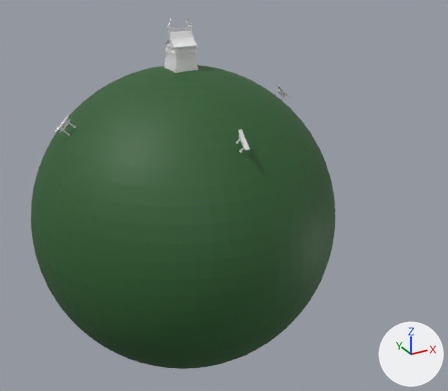
An edit to the Blender file models/blender/battle_planet.blend, drawn before and after from the same camera.
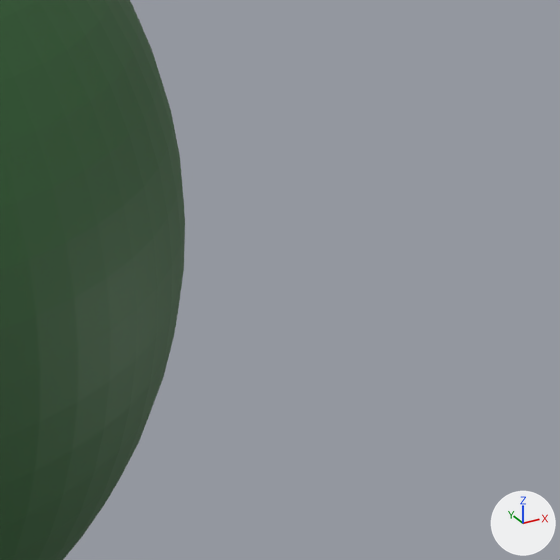
The first picture shows the older version from a 50 mm lens placed at (-254.0, -547.0, 287.0), pointed at (39.0, -15.0, 20.0). The close-ups show both versions on the part from 62% to 100% of the width and 38% to 81% of the height of that picture; other places that the commit changed are outside them. Lighting does not change. The marker at lower right points along +X, +Y and +Z.
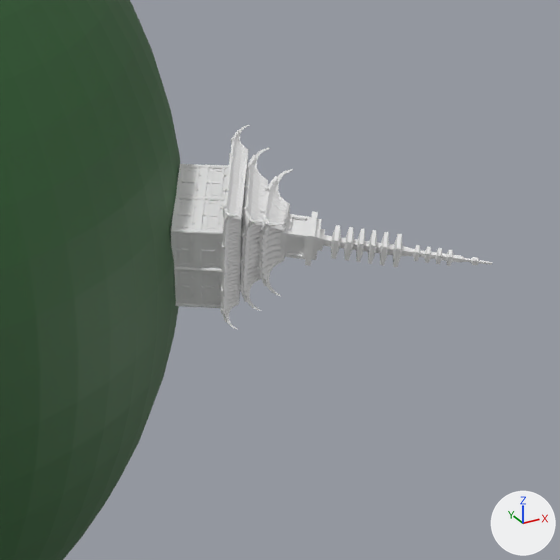
The change, as a diff of the scene's bpy script:
```diff
--- a/models/blender/battle_planet.blend.py
+++ b/models/blender/battle_planet.blend.py
@@ ob_sm_bld_temple_roof_tip_01 @@
+ob_sm_bld_temple_roof_tip_01 = bpy.data.objects.new('SM_Bld_Temple_Roof_Tip_01', me_sm_bld_temple_roof_tip_01)  # 264 vertices, 262 faces; spans x -0.48..0.48, y 0.0..5.06, z -0.48..0.48; in mat_default_obj_021 (its picture is missing)
+ob_sm_bld_temple_roof_tip_01.location = (133.8, -129.1, 20.9)
+ob_sm_bld_temple_roof_tip_01.rotation_euler = (3.23, 1.309, 0.875)  # degrees (185, 75, 50)
+ob_sm_bld_temple_roof_tip_01.scale = (11.8, 11.8, 11.8)
@@ ob_sm_bld_temple_roof_small_01 @@
+ob_sm_bld_temple_roof_small_01 = bpy.data.objects.new('SM_Bld_Temple_Roof_Small_01', me_sm_bld_temple_roof_small_01)  # 527 vertices, 522 faces; spans x -2.93..2.93, y 2.28..3.82, z -2.93..2.93; in mat_default_obj_020 (its picture is missing)
+ob_sm_bld_temple_roof_small_01.location = (123.2, -116.9, 20.7)
+ob_sm_bld_temple_roof_small_01.rotation_euler = (2.968, 1.331, 0.589)  # degrees (170, 76, 34)
+ob_sm_bld_temple_roof_small_01.scale = (4.65, 4.65, 4.65)
@@ ob_sm_bld_temple_roof_medium_01 @@
+ob_sm_bld_temple_roof_medium_01 = bpy.data.objects.new('SM_Bld_Temple_Roof_Medium_01', me_sm_bld_temple_roof_medium_01)  # 798 vertices, 780 faces; spans x -4.05..4.05, y 0.0..1.55, z -4.05..4.05; in mat_default_obj_019 (its picture is missing)
+ob_sm_bld_temple_roof_medium_01.location = (126.5, -120.2, 21.1)
+ob_sm_bld_temple_roof_medium_01.rotation_euler = (-0.125, 1.833, 3.876)  # degrees (-7.2, 105, 222)
+ob_sm_bld_temple_roof_medium_01.scale = (4.3, 4.3, 4.3)
@@ ob_sm_bld_snow_temple_base_large_01_001 @@
+ob_sm_bld_snow_temple_base_large_01_001 = bpy.data.objects.new('SM_Bld_Snow_Temple_Base_Large_01.001', me_sm_bld_snow_temple_base_large_01_001)  # 692 vertices, 493 faces; spans x -5.2..5.2, y 0.0..2.58, z -5.2..5.2; in mat_default_obj_017 (its picture is missing)
+ob_sm_bld_snow_temple_base_large_01_001.location = (117.2, -113.0, 17.6)
+ob_sm_bld_snow_temple_base_large_01_001.rotation_euler = (2.943, 1.269, 0.631)  # degrees (169, 73, 36)
+ob_sm_bld_snow_temple_base_large_01_001.scale = (2.94, 2.94, 2.94)
@@ ob_sm_bld_temple_roof_large_01 @@
+ob_sm_bld_temple_roof_large_01 = bpy.data.objects.new('SM_Bld_Temple_Roof_Large_01', me_sm_bld_temple_roof_large_01)  # 1306 vertices, 1240 faces; spans x -6.55..6.55, y -0.07..1.48, z -6.55..6.55; in mat_default_obj_016 (its picture is missing)
+ob_sm_bld_temple_roof_large_01.location = (123.5, -116.8, 21.0)
+ob_sm_bld_temple_roof_large_01.rotation_euler = (2.962, 1.312, 0.649)  # degrees (170, 75, 37)
+ob_sm_bld_temple_roof_large_01.scale = (3.33, 3.33, 3.33)
@@ ob_sm_bld_snow_temple_base_large_01 @@
+ob_sm_bld_snow_temple_base_large_01 = bpy.data.objects.new('SM_Bld_Snow_Temple_Base_Large_01', me_sm_bld_snow_temple_base_large_01)  # 692 vertices, 493 faces; spans x -5.2..5.2, y 0.0..2.58, z -5.2..5.2; in mat_default_obj_015 (its picture is missing)
+ob_sm_bld_snow_temple_base_large_01.location = (111.7, -108.2, 17.1)
+ob_sm_bld_snow_temple_base_large_01.rotation_euler = (2.943, 1.269, 0.631)  # degrees (169, 73, 36)
+ob_sm_bld_snow_temple_base_large_01.scale = (2.94, 2.94, 2.94)
```

Changed parts and their boxes [x1, y1, x2, y2] in the close-ups (560 x 560 px):
'SM_Bld_Temple_Roof_Tip_01', added: after [279, 208, 492, 267]
'SM_Bld_Snow_Temple_Base_Large_01', added: after [171, 164, 205, 307]
'SM_Bld_Snow_Temple_Base_Large_01.001', added: after [197, 164, 229, 308]
'SM_Bld_Temple_Roof_Large_01', added: after [220, 125, 250, 330]
'SM_Bld_Temple_Roof_Medium_01', added: after [239, 147, 270, 311]
'SM_Bld_Temple_Roof_Small_01', added: after [257, 169, 293, 296]
